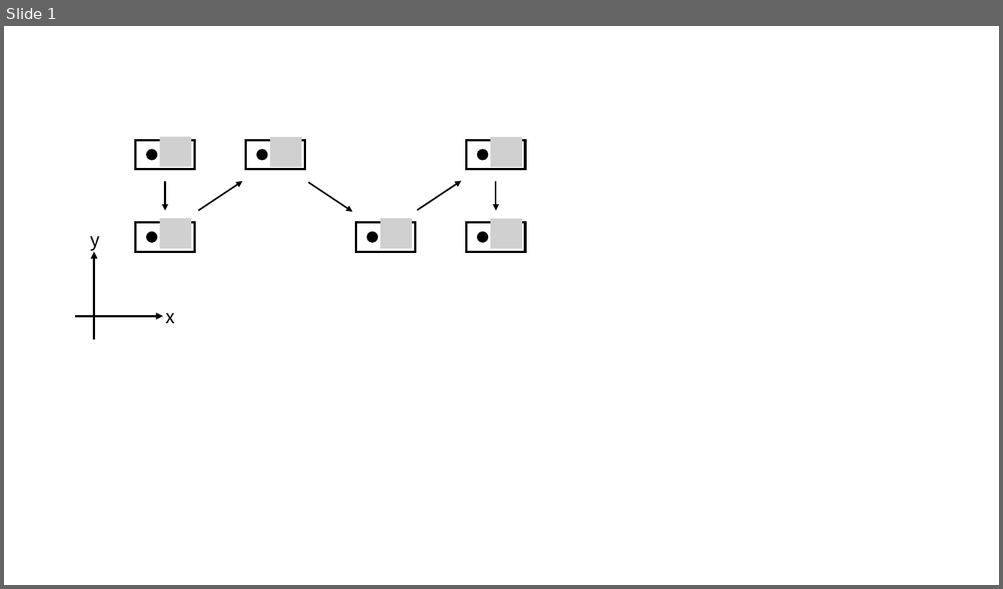
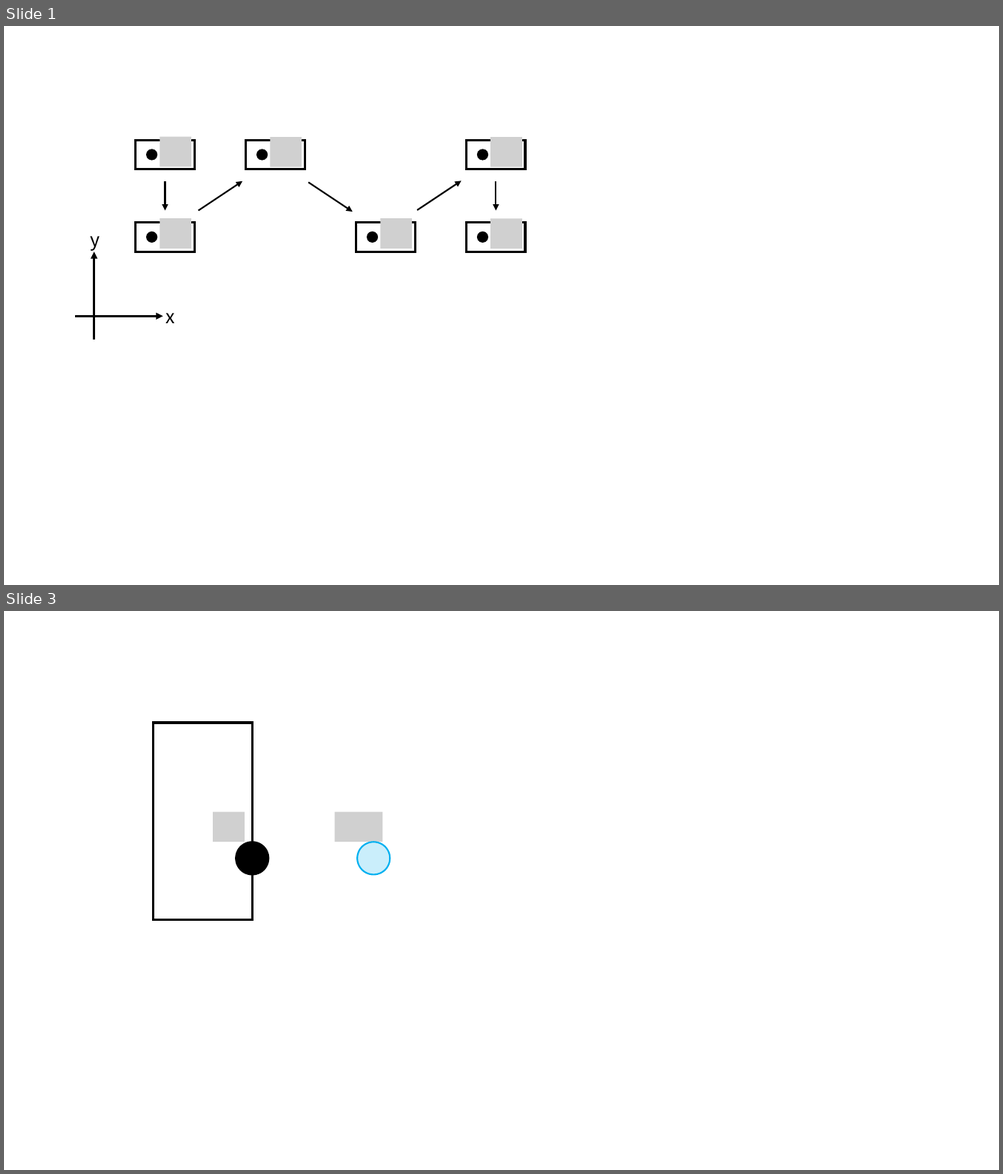
Before and after one commit to koomiy/koomiy.github.io, a slide deck: figure.pptx. Shown one above the other, each under a label of ours: slide 1 before the commit, slides 1 and 3 after it; the slides between them are not shown. The pictures are 1003x589 and 1003x1174 pixels, drawn with LibreOffice and Linux fonts; fonts in the diff are those of the drawing; grey boxes stand for pictures. Boxes give left, top, right and bottom in pixels: in the first picture for what was removed or moved away, otherwise in the second. Text is boxed around its words. In the diff, an @@ line names an element or a change of style, - is before the commit and + after.

```diff
--- a/figure.pptx
+++ b/figure.pptx
@@ slide 3 added at [4, 611, 999, 1170], background #FFFFFF @@
@@ rectangle added at [153, 723, 252, 920], fill #FFFFFF, outline #000000 2.25 pt @@
@@ picture added at [213, 812, 244, 842] @@
@@ picture added at [335, 812, 382, 842] @@
@@ ellipse added at [236, 843, 269, 875], fill #000000, outline #000000 1.5 pt @@
@@ ellipse added at [357, 843, 390, 875], fill #CAEEFB, outline #00B0F0 1.5 pt @@
```
Also in this commit, not shown: 1 other slide added, 1 other file.
